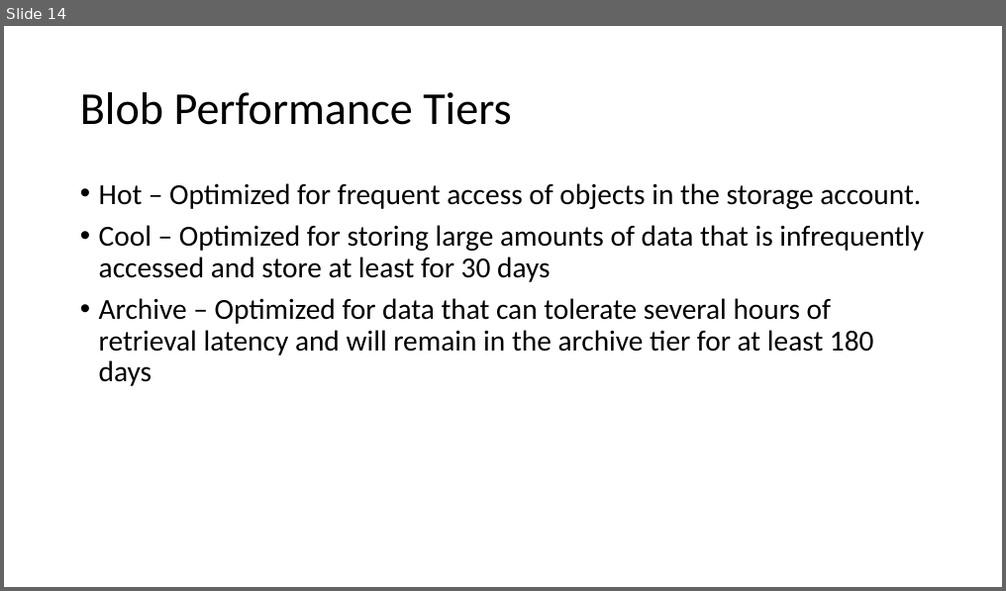
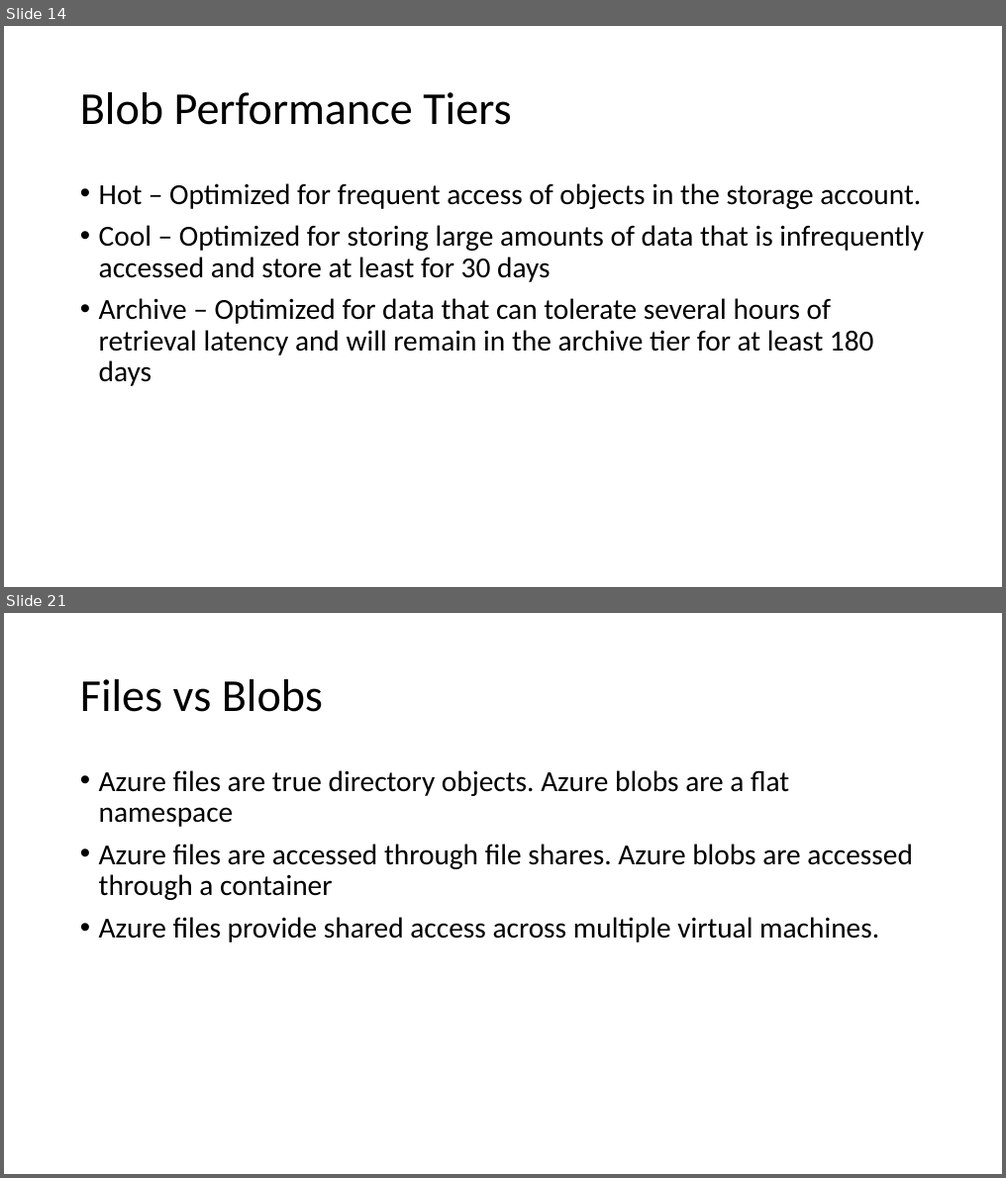
Before and after one commit to ayushrathi15/03June-AZ104, a slide deck: Azure Storage.pptx. Shown one above the other, each under a label of ours: slide 14 before the commit, slides 14 and 21 after it; the slides between them are not shown. The pictures are 1006x591 and 1006x1178 pixels, drawn with LibreOffice and Linux fonts; fonts in the diff are those of the drawing. Boxes give left, top, right and bottom in pixels: in the first picture for what was removed or moved away, otherwise in the second. Text is boxed around its words. In the diff, an @@ line names an element or a change of style, - is before the commit and + after.

```diff
--- a/Azure Storage.pptx
+++ b/Azure Storage.pptx
@@ slide 21 added at (x1=4, y1=613, x2=1002, y2=1174), background #FFFFFF @@
@@ title added at (x1=80, y1=679, x2=323, y2=712), 44 pt, text #000000 @@
+Files vs Blobs
@@ text added at (x1=99, y1=770, x2=913, y2=943), 28 pt, text #000000 @@
+• Azure files are true directory objects. Azure blobs are a flat namespace
+• Azure files are accessed through file shares. Azure blobs are accessed through a container
+• Azure files provide shared access across multiple virtual machines.
```
Also in this commit, not shown: 1 slide changed, 8 other slides added.
